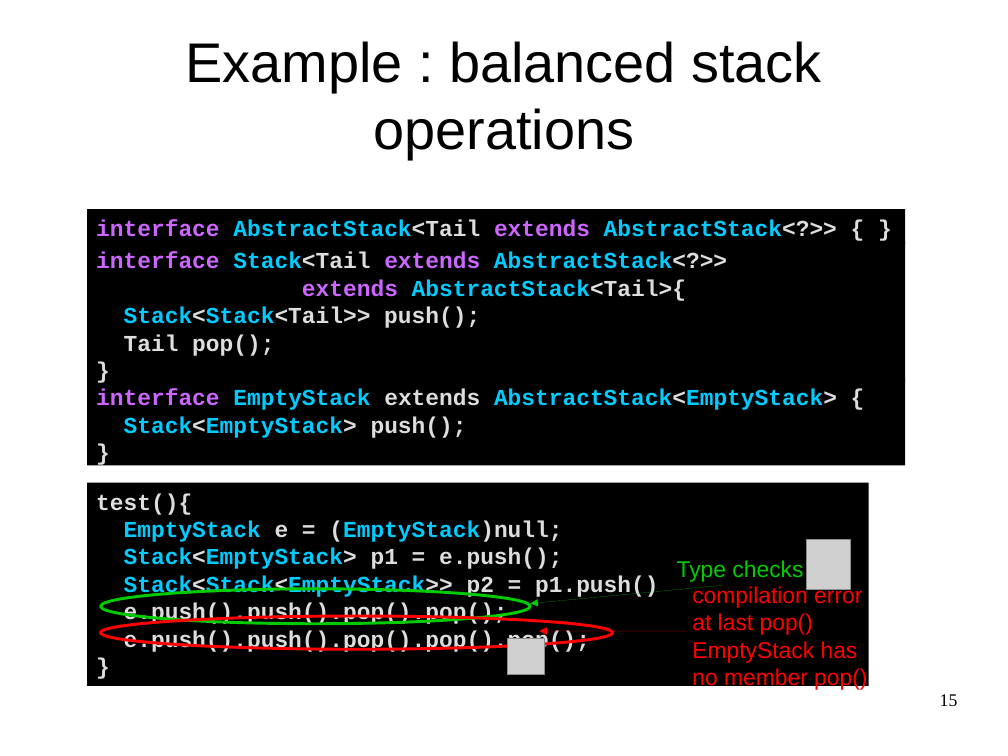
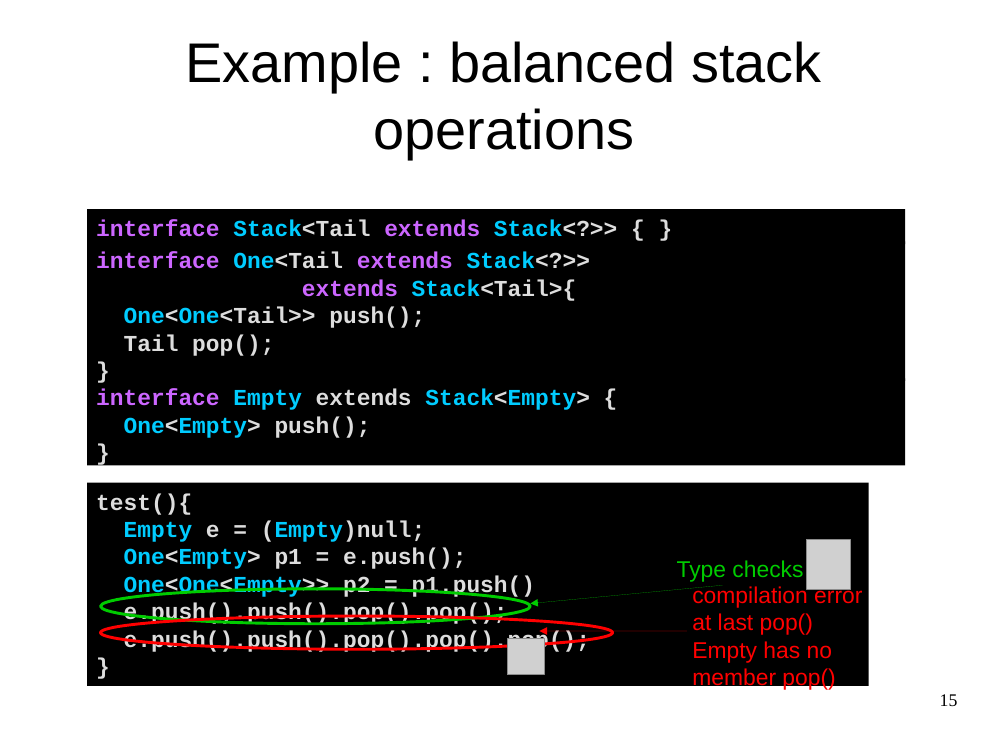
Before and after one commit to OriRoth/fling, a slide deck: slide 15 of Manuscripts/Thesis Seminar/Thesis Seminar.odp. Drawn at 1008x756 pixels with LibreOffice and Linux fonts; fonts in the diff are those of the drawing; grey boxes stand for pictures. Boxes give left, top, right and bottom in pixels: in the first picture for what was removed or moved away, otherwise in the second. Text is boxed around its words. In the diff, an @@ line names an element or a change of style, - is before the commit and + after.

Commit message:
final presentation

```diff
--- a/Manuscripts/Thesis Seminar/Thesis Seminar.odp
+++ b/Manuscripts/Thesis Seminar/Thesis Seminar.odp
@@ text in rectangle at box(96, 219, 617, 237): text changed; text colour #00CCFF to #CC66FF @@
-interface AbstractStack<Tail extends AbstractStack<?>> { }
+interface Stack<Tail extends Stack<?>> { }
@@ text at box(96, 252, 590, 328): text changed; text colour #00CCFF to #DDDDDD @@
-interface Stack<Tail extends AbstractStack<?>>
-extends AbstractStack<Tail>{
-Stack<Stack<Tail>> push();
+interface One<Tail extends Stack<?>>
+extends Stack<Tail>{
+One<One<Tail>> push();
@@ text in rectangle at box(96, 389, 590, 438): text changed @@
-interface EmptyStack extends AbstractStack<EmptyStack> {
-Stack<EmptyStack> push();
+interface Empty extends Stack<Empty> {
+One<Empty> push();
@@ text in rectangle at box(124, 520, 535, 599): text changed; text colour #00CCFF to #DDDDDD @@
-EmptyStack e = (EmptyStack)null;
-Stack<EmptyStack> p1 = e.push();
-Stack<Stack<EmptyStack>> p2 = p1.push()
+Empty e = (Empty)null;
+One<Empty> p1 = e.push();
+One<One<Empty>> p2 = p1.push()
@@ text at box(692, 641, 835, 691): text changed @@
-EmptyStack has no member pop()
+Empty has no member pop()
```
Also in this commit, not shown: 6 other slides changed.
